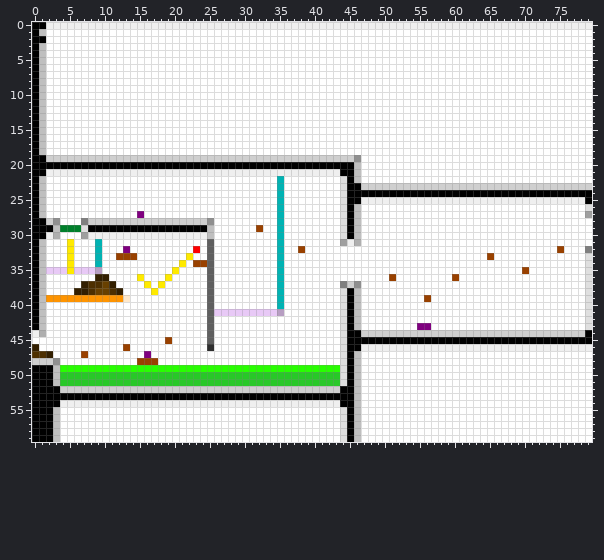
A sprite sheet gets an edit: source/level_data/layouts/level9/layer2.png. The picture above was drawn from the file before the commit.
The file is 80x60 pixels.
And afterwards:
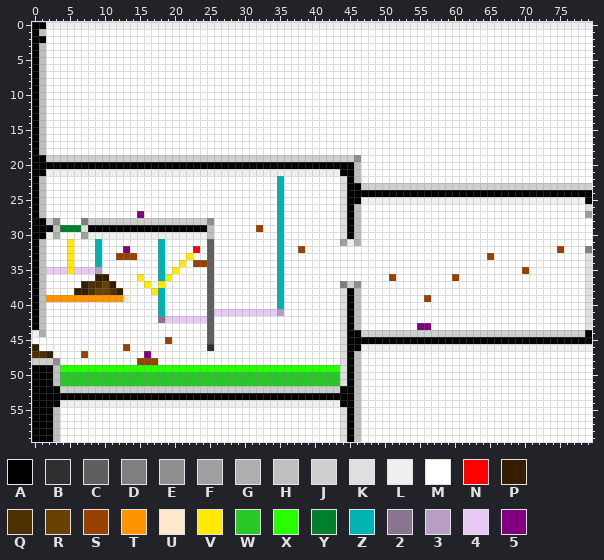
Palette (. is transparent): A #000000  B #2f2f2f  C #5f5f5f  D #7f7f7f  E #8f8f8f  F #9f9f9f  G #afafaf  H #bfbfbf  J #cfcfcf  K #dfdfdf  L #efefef  M #ffffff  N #ff0000  P #331f00  Q #4d2f00  R #684000  S #994100  T #ff9400  U #ffe9cc  V #ffea00  W #28c828  X #28ff00  Y #00802b  Z #00b3b3  2 #87758f  3 #b79ec2  4 #e8c9f6  5 #800080
What changed:
{"y":31,"x":18,"old":"M","new":"Z"}
{"y":32,"x":18,"old":"M","new":"Z"}
{"y":33,"x":18,"old":"M","new":"Z"}
{"y":34,"x":18,"old":"M","new":"Z"}
{"y":35,"x":18,"old":"M","new":"Z"}
{"y":36,"x":18,"old":"M","new":"Z"}
{"y":38,"x":18,"old":"M","new":"Z"}
{"y":39,"x":18,"old":"M","new":"Z"}
{"y":40,"x":18,"old":"M","new":"Z"}
{"y":41,"x":18,"old":"M","new":"Z"}
{"y":42,"x":18,"old":"MMMMMMM","new":"2444444"}
{"label":"changed","picture_box":[158,239,207,323]}
